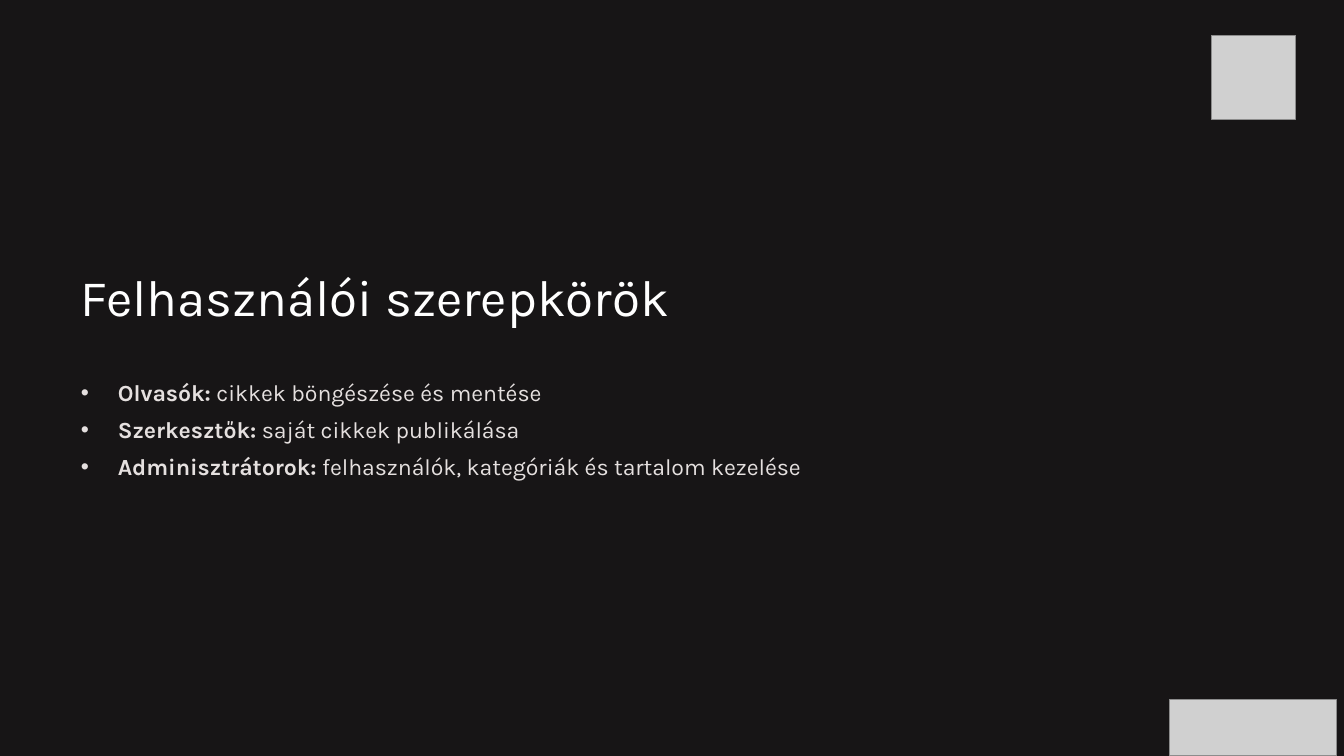
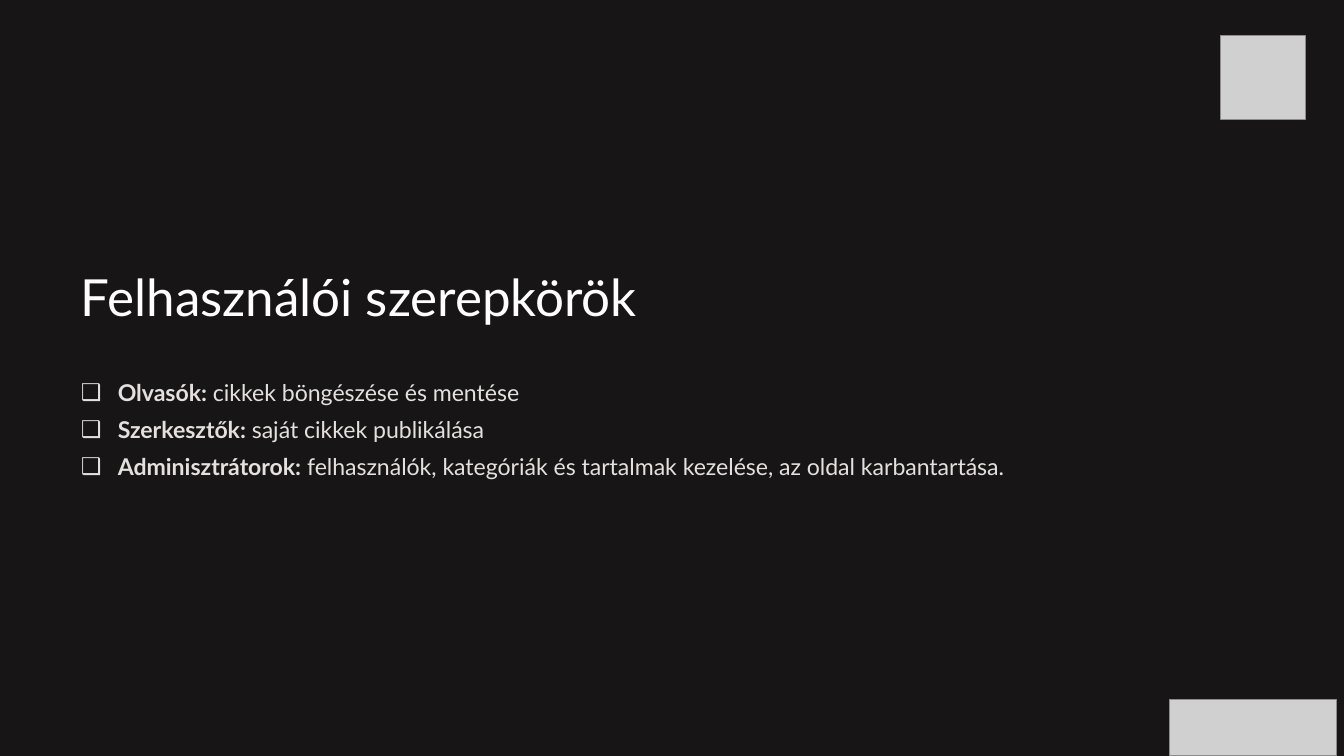
Before and after one commit to pjotr-Blip/Projekt-UjSzem, a slide deck: slide 5 of Uj-Szem.pptx. Drawn at 1344x756 pixels with LibreOffice and Linux fonts; fonts in the diff are those of the drawing; grey boxes stand for pictures; background and template pictures are left out. Boxes give left, top, right and bottom in pixels: in the first picture for what was removed or moved away, otherwise in the second. Text is boxed around its words. In the diff, an @@ line names an element or a change of style, - is before the commit and + after.

```diff
--- a/Uj-Szem.pptx
+++ b/Uj-Szem.pptx
@@ picture: place and size @@
-picture at (1212,35,1297,120)
+picture at (1221,35,1306,120)
@@ text "Felhasználói szerepkörök" at (81,278,637,325): font Karla to Lato @@
@@ text at (118,384,519,442): font Karla to Lato in "Olvasók: cikkek böngészése és mentése", "Szerkesztők: saját cikkek publikálása"; bullet • to ❑ @@
@@ text at (118,458,1004,480): text changed; font Karla to Lato @@
-• Adminisztrátorok: felhasználók, kategóriák és tartalom kezelése
+❑ Adminisztrátorok: felhasználók, kategóriák és tartalmak kezelése, az oldal karbantartása.
```
Also in this commit, not shown: 8 other slides changed, 1 slide added, 1 slide removed.
